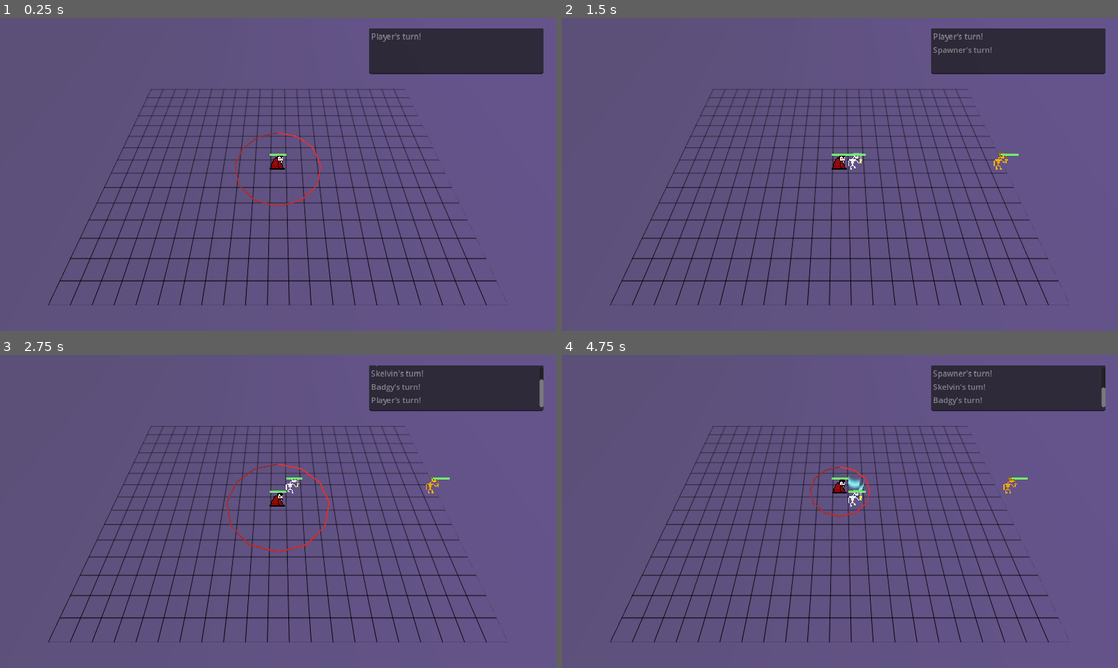
Above: before the commit, frames 1-4 (two rows, left to right).
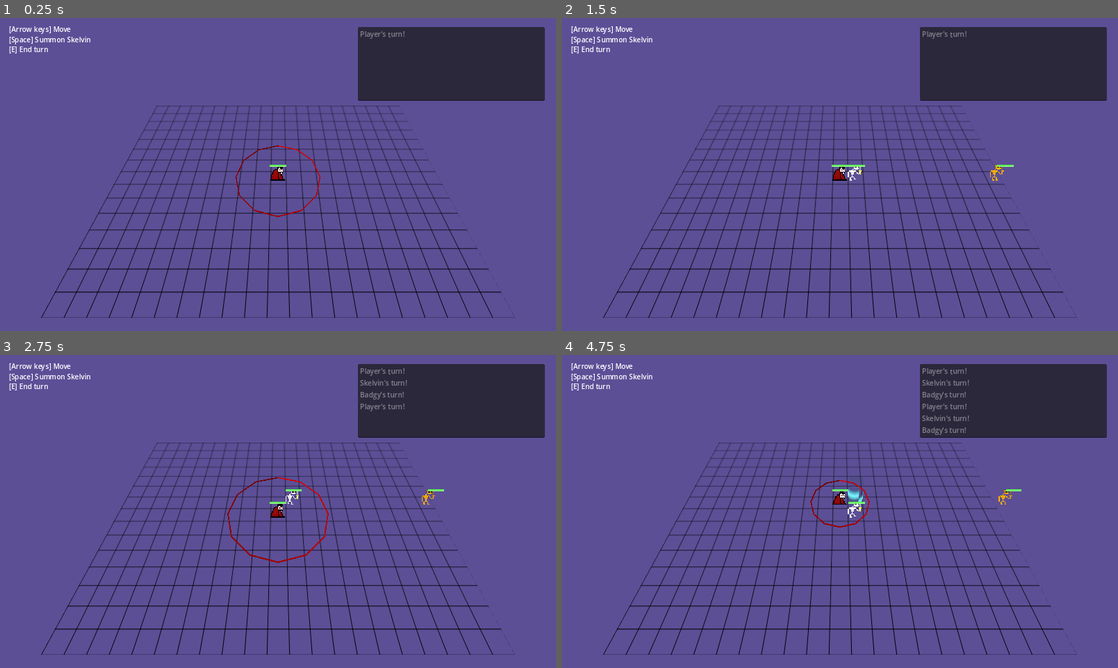
Above: after the commit, the same moments.

Repository: FlamingRat/ldjam55
Game: Godot game, scene res://levels/overworld.tscn
Same seed, same stepped clock (60 frames per second), same inputs: the game is played once before the commit and once after it.
Inputs:
- Up to frame 1 (0.25 s): no input
- Up to frame 2 (1.5 s): tap Enter (ui_accept) at 0.5, 0.77 s; hold Right (ui_right) 0.53-1.28 s; tap E (end_turn) at 0.6, 1.35 s; hold Down (ui_down) from 1.28 s (still down)
- Up to frame 3 (2.75 s): tap Enter (ui_accept) at 1.52 s; release Down (ui_down) at 2.03 s; hold Right (ui_right) from 2.03 s (still down); tap E (end_turn) at 2.1 s
- Up to frame 4 (4.75 s): release Right (ui_right) at 2.78 s; hold Up (ui_up) 2.78-3.53 s; tap E (end_turn) at 2.85, 3.6, 4.35 s; tap Enter (ui_accept) at 3.02, 3.77, 4.52 s; hold Left (ui_left) from 3.53 s (still down)

The runs differ from the first frame. In frame 1, 39% of the frame differs, in the area x 0-98%, y 0-100%; in frame 2, 39%; in frame 3, 40%; in frame 4, 40%.

Commit message:
Remove unused objects; update Log

Diff:
--- a/levels/overworld.tscn
+++ b/levels/overworld.tscn
@@ -7,28 +7,6 @@
 [ext_resource type="Script" path="res://common/character_turn_listener.gd" id="5_6jcuj"]
 [ext_resource type="Script" path="res://ui/log.gd" id="6_c8um8"]
 
-[sub_resource type="Curve" id="Curve_j7rfp"]
-_data = [Vector2(0.168874, 0.541888), 0.0, 0.0, 0, 0, Vector2(0.814569, 0.680186), 0.0, 0.0, 0, 0]
-point_count = 2
-
-[sub_resource type="CurveTexture" id="CurveTexture_e3674"]
-curve = SubResource("Curve_j7rfp")
-
-[sub_resource type="FastNoiseLite" id="FastNoiseLite_8m50y"]
-frequency = 0.0928
-
-[sub_resource type="NoiseTexture2D" id="NoiseTexture2D_5vme0"]
-noise = SubResource("FastNoiseLite_8m50y")
-
-[sub_resource type="StandardMaterial3D" id="StandardMaterial3D_vftt8"]
-albedo_color = Color(0.203922, 0.117647, 0.356863, 1)
-albedo_texture = SubResource("CurveTexture_e3674")
-normal_texture = SubResource("NoiseTexture2D_5vme0")
-
-[sub_resource type="PlaneMesh" id="PlaneMesh_6rjrs"]
-material = SubResource("StandardMaterial3D_vftt8")
-size = Vector2(75, 50)
-
 [sub_resource type="ProceduralSkyMaterial" id="ProceduralSkyMaterial_i1tj0"]
 sky_top_color = Color(1, 1, 1, 1)
 
@@ -36,8 +14,8 @@
 sky_material = SubResource("ProceduralSkyMaterial_i1tj0")
 
 [sub_resource type="Environment" id="Environment_knx1d"]
-background_mode = 2
-background_color = Color(1, 1, 1, 1)
+background_mode = 1
+background_color = Color(0.0862745, 0.0745098, 0.141176, 1)
 background_energy_multiplier = 4.17
 sky = SubResource("Sky_yolmc")
 ambient_light_source = 3
@@ -50,14 +28,10 @@
 axis = 1
 texture = ExtResource("2_jwiha")
 
-[node name="Floor" type="MeshInstance3D" parent="."]
-transform = Transform3D(1, 0, 0, 0, 1, 0, 0, 0, 1, 0, -0.1, -15)
-mesh = SubResource("PlaneMesh_6rjrs")
-
 [node name="Player" parent="." instance=ExtResource("2_7cvbh")]
 
 [node name="Camera3D" type="Camera3D" parent="."]
-transform = Transform3D(1, 0, 0, 0, 0.5, 0.866025, 0, -0.866025, 0.5, 0, 11, 7)
+transform = Transform3D(1, -6.34496e-16, 2.00056e-16, 2.00056e-16, 0.573576, 0.819152, -6.34496e-16, -0.819152, 0.573576, 2.08165e-12, 11, 7.5)
 
 [node name="WorldEnvironment" type="WorldEnvironment" parent="."]
 environment = SubResource("Environment_knx1d")
@@ -73,18 +47,27 @@
 
 [node name="CanvasLayer" type="CanvasLayer" parent="."]
 
-[node name="TextEdit" type="TextEdit" parent="CanvasLayer"]
+[node name="Log" type="TextEdit" parent="CanvasLayer"]
 anchors_preset = 15
 anchor_right = 1.0
 anchor_bottom = 1.0
-offset_left = 765.0
+offset_left = 824.0
 offset_top = 21.0
 offset_right = -26.0
-offset_bottom = -532.0
+offset_bottom = -529.0
 grow_horizontal = 2
 grow_vertical = 2
 editable = false
 wrap_mode = 1
 script = ExtResource("6_c8um8")
 
+[node name="Commands" type="RichTextLabel" parent="CanvasLayer"]
+offset_left = 20.0
+offset_top = 15.0
+offset_right = 340.0
+offset_bottom = 207.0
+text = "[Arrow keys] Move
+[Space] Summon Skelvin
+[E] End turn"
+
 [connection signal="on_turn" from="Spawner/CharacterTurnListener" to="Spawner" method="_on_character_turn_listener_on_turn"]
--- a/project.godot
+++ b/project.godot
@@ -21,6 +21,9 @@
 
 [display]
 
+window/size/viewport_width=1280
+window/size/viewport_height=720
+window/size/mode=2
 window/stretch/mode="canvas_items"
 window/stretch/aspect="ignore"
 
--- a/ui/log.gd
+++ b/ui/log.gd
@@ -9,6 +9,9 @@
 
 
 func announce_turn(unit: Node3D):
+	if unit is Spawner:
+		return
+
 	text += '\n' + unit.name + "'s turn!"
 	set_caret_line(get_line_count())
 
Not shown: 1 places in levels/overworld.tscn that only renumber resources
